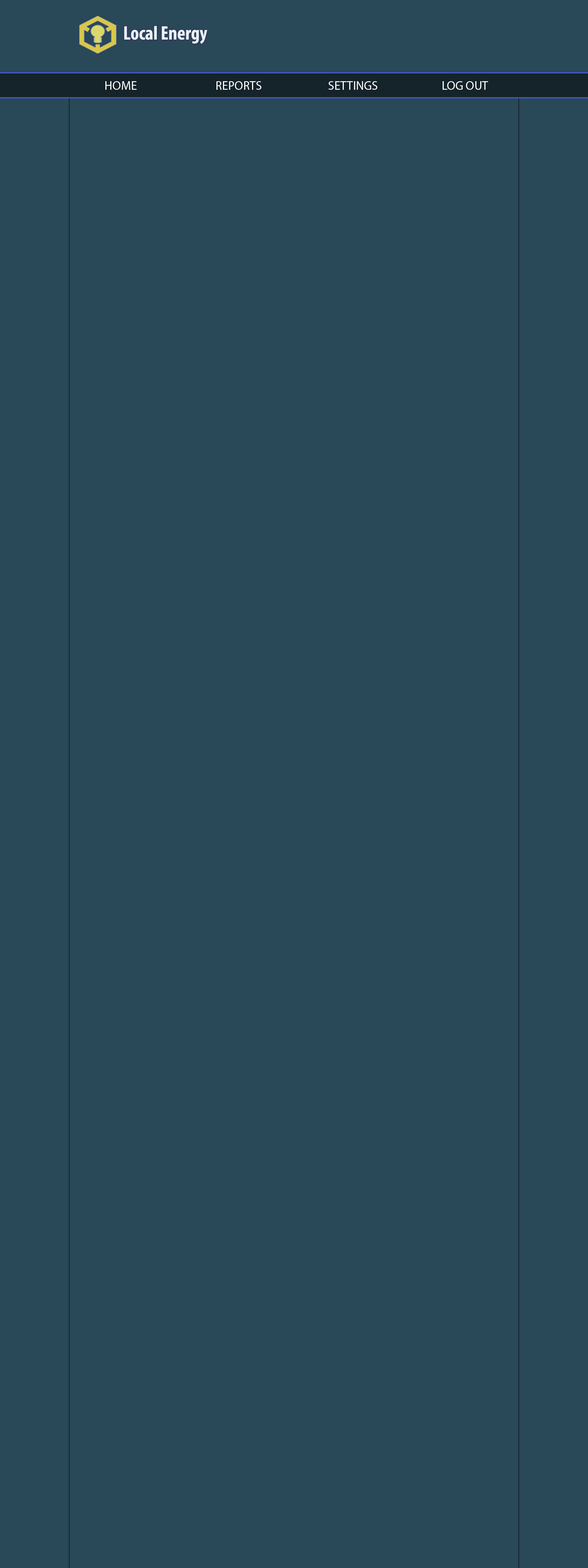
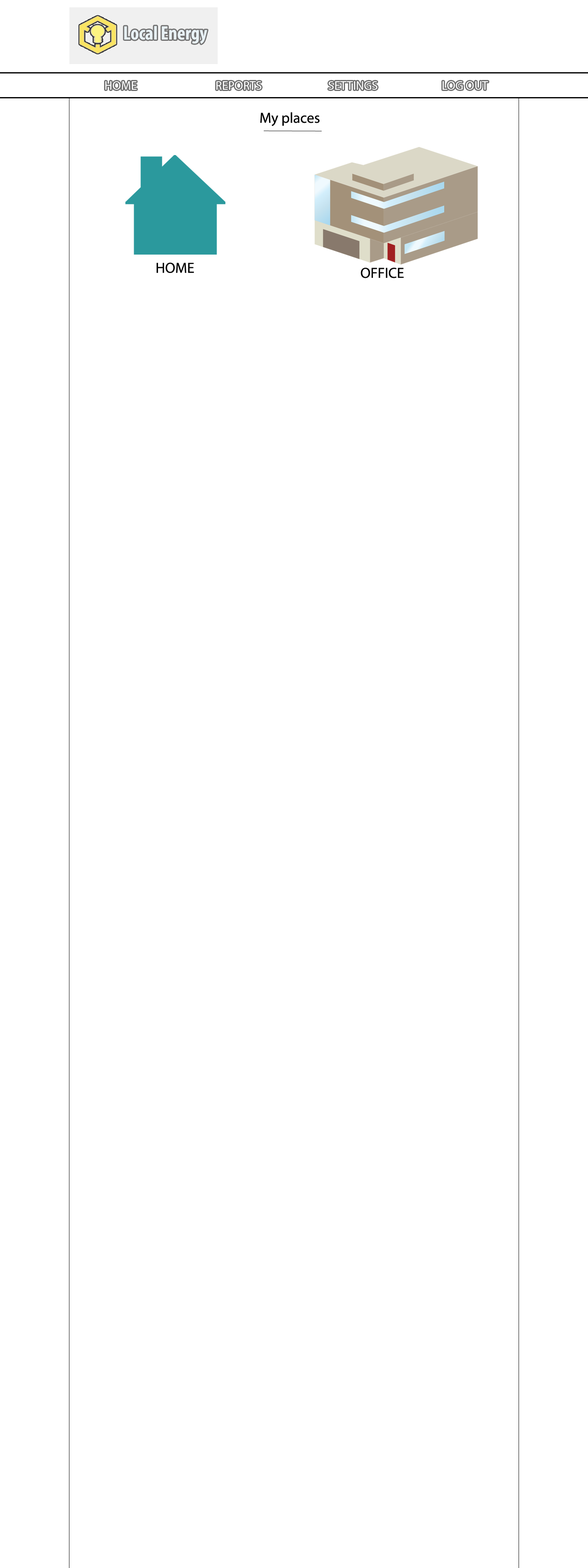
Comparing the layer stacks of the two w=588, h=1568 images. Changes:
added layer "Forma 1" (6%) in group "Logo" over (x1=69, y1=7, x2=218, y2=65)
added layer "OFFICE" in group "Navbar" over (x1=360, y1=267, x2=404, y2=279)
added layer "Capa 2" in group "Navbar" over (x1=314, y1=146, x2=478, y2=265)
added layer "HOME" in group "Navbar" over (x1=156, y1=262, x2=194, y2=273)
added layer "Forma 2" in group "Navbar" over (x1=263, y1=130, x2=322, y2=132)
added layer "My places" in group "Navbar" over (x1=259, y1=112, x2=320, y2=127)
added layer "Capa 1" in group "Navbar" over (x1=125, y1=155, x2=226, y2=255)
painted on "Bar" over (x1=0, y1=73, x2=588, y2=98)
painted on "BackGround" over (x1=0, y1=0, x2=588, y2=1568)
